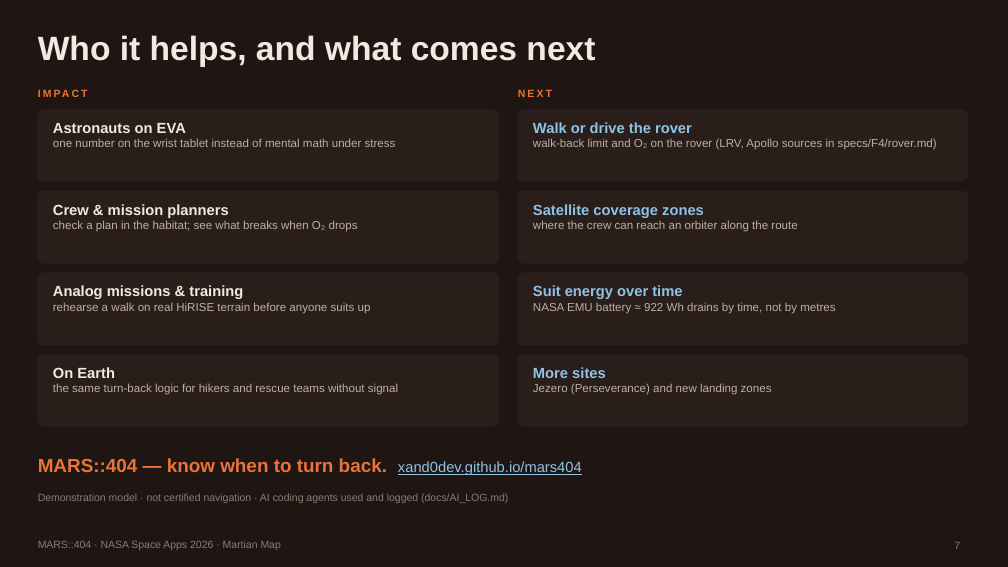
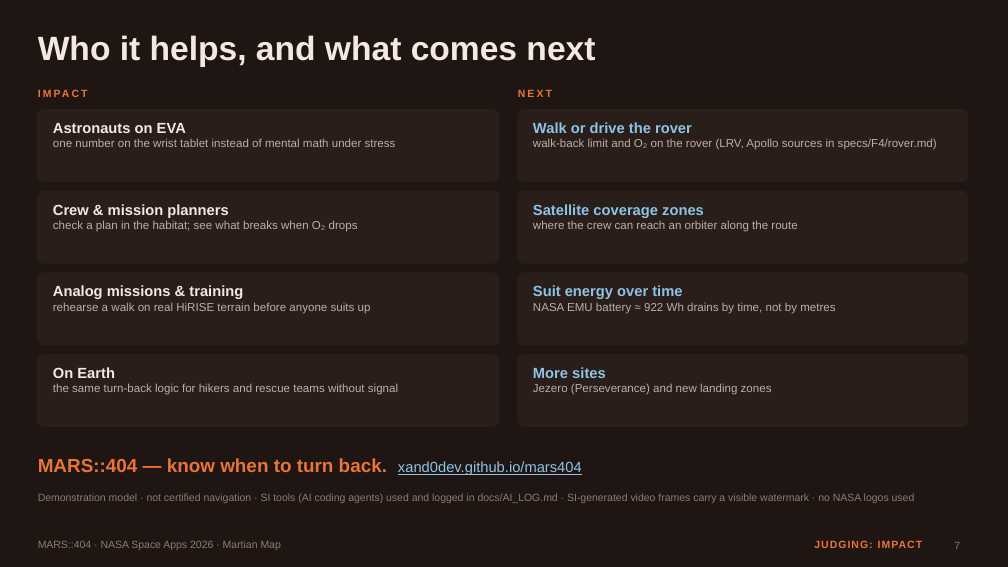
Before and after one commit to xand0dev/mars404, a slide deck: slide 7 of docs/demo/MARS404_slides.pptx. Drawn at 1008x567 pixels with LibreOffice and Linux fonts; fonts in the diff are those of the drawing. Boxes give left, top, right and bottom in pixels: in the first picture for what was removed or moved away, otherwise in the second. Text is boxed around its words. In the diff, an @@ line names an element or a change of style, - is before the commit and + after.

```diff
--- a/docs/demo/MARS404_slides.pptx
+++ b/docs/demo/MARS404_slides.pptx
@@ text at <box>38,493,915,503</box>: text changed @@
-Demonstration model · not certified navigation · AI coding agents used and logged (docs/AI_LOG.md)
+Demonstration model · not certified navigation · SI tools (AI coding agents) used and logged in docs/AI_LOG.md · SI-generated video frames carry a visible watermark · no NASA logos used
@@ text added at <box>814,540,923,548</box>, 10 pt, text #E8743A, bold @@
+JUDGING: IMPACT
```
Also in this commit, not shown: 5 other slides changed, 4 other files.
